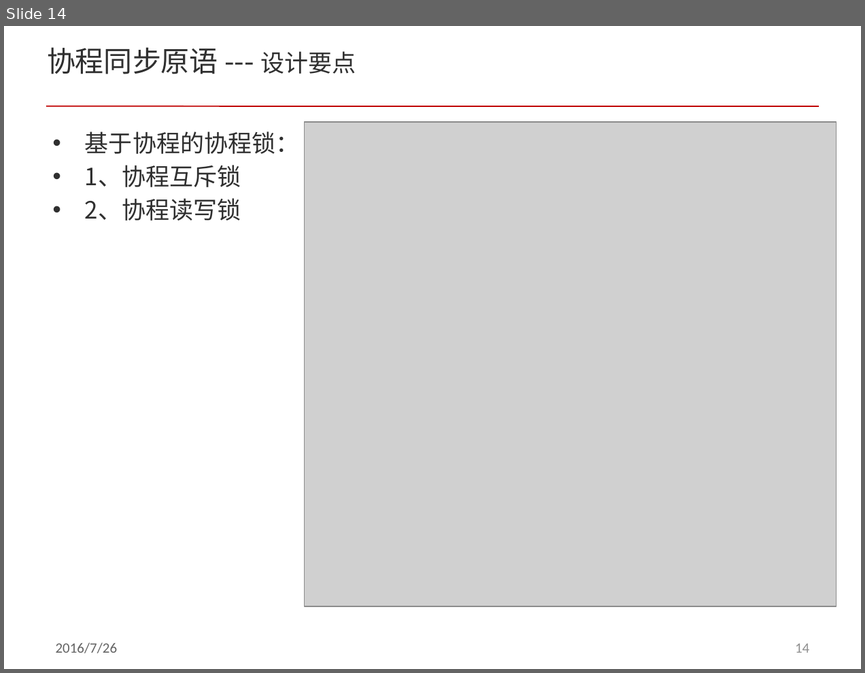
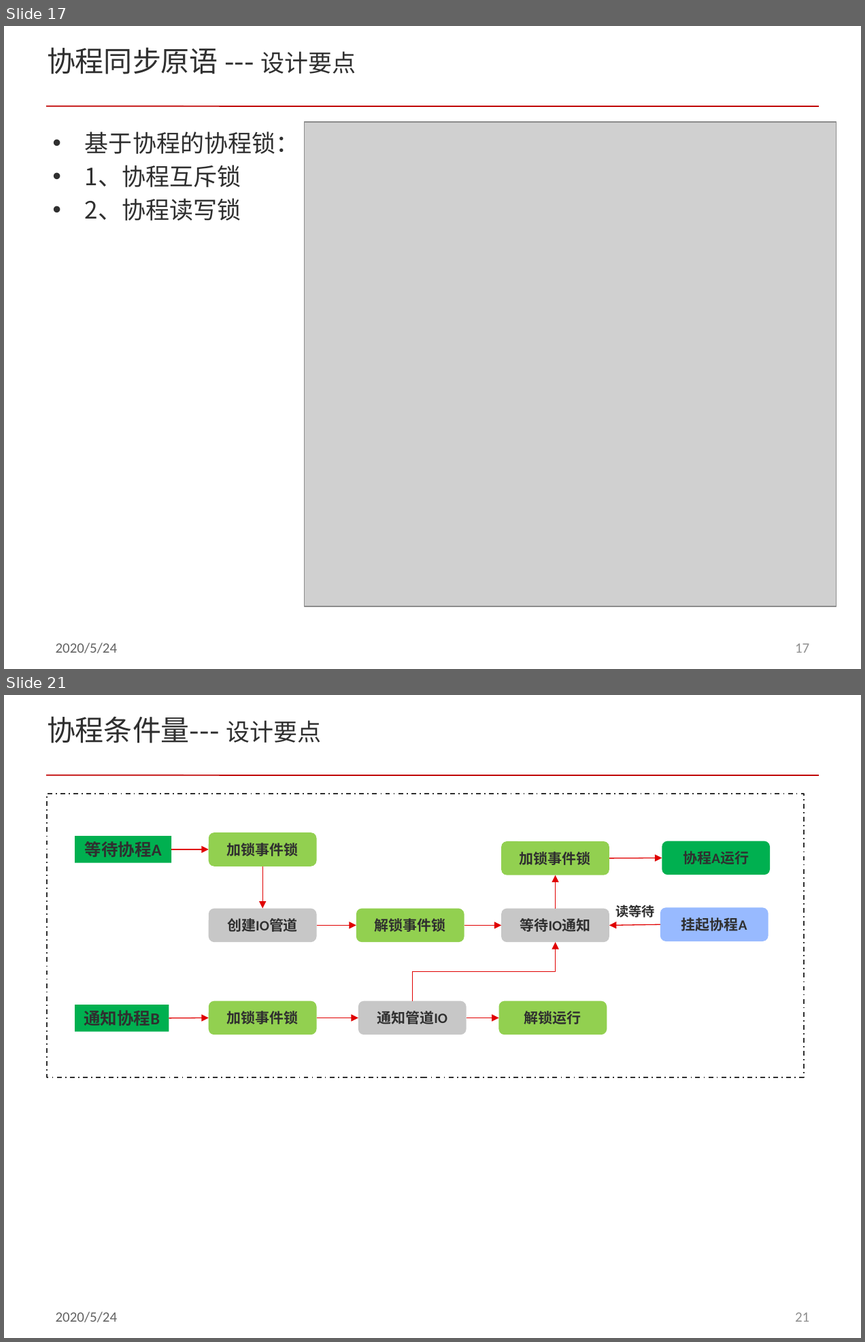
Before and after one commit to acl-dev/acl, a slide deck: doc/acl_fiber.pptx. Shown one above the other, each under a label of ours: slide 14 before the commit, slides 17 and 21 after it; the slides between them are not shown. The pictures are 865x673 and 865x1342 pixels, drawn with LibreOffice and Linux fonts; fonts in the diff are those of the drawing; grey boxes stand for pictures; background and template pictures are left out. Boxes give left, top, right and bottom in pixels: in the first picture for what was removed or moved away, otherwise in the second. Text is boxed around its words. In the diff, an @@ line names an element or a change of style, - is before the commit and + after.

```diff
--- a/doc/acl_fiber.pptx
+++ b/doc/acl_fiber.pptx
@@ slide 21 added at [4,695,861,1338], background #FFFFFF; not listed: 3 template elements that a slide beside it also shows @@
@@ title added at [47,716,321,743], 24 pt, text #303030 @@
+协程条件量--- 设计要点
@@ rectangle added at [47,794,804,1077], outline #2F2F2F 1 pt dashed @@
@@ rectangle added at [75,836,172,862], fill #00B050, 14 pt, text #2F2F2F, bold @@
+等待协程A
@@ rounded rectangle added at [209,832,317,866], fill #92D050, 12 pt, text #2F2F2F, bold @@
+加锁事件锁
@@ arrow added from (171, 849) to (209, 849), #E10000 0.75 pt @@
@@ rounded rectangle added at [501,841,609,875], fill #92D050, 12 pt, text #2F2F2F, bold @@
+加锁事件锁
@@ arrow added from (609, 858) to (662, 858), #E10000 0.75 pt @@
@@ rounded rectangle added at [662,841,770,874], fill #00B050, 12 pt, text #2F2F2F, bold @@
+协程A运行
@@ arrow added from (263, 866) to (263, 909), #E10000 0.75 pt @@
@@ arrow added from (555, 909) to (555, 875), #E10000 0.75 pt @@
@@ rounded rectangle added at [209,909,317,942], fill #C7C7C7, 12 pt, text #2F2F2F, bold @@
+创建IO管道
@@ rounded rectangle added at [356,909,464,942], fill #92D050, 12 pt, text #2F2F2F, bold @@
+解锁事件锁
@@ rounded rectangle added at [501,909,609,942], fill #C7C7C7, 12 pt, text #2F2F2F, bold @@
+等待IO通知
@@ text added at [615,904,655,917], 11 pt, text #2F2F2F, bold @@
+读等待
@@ rounded rectangle added at [660,907,768,941], fill #98BAFF, 12 pt, text #2F2F2F, bold @@
+挂起协程A
@@ arrow added from (317, 926) to (356, 926), #E10000 0.75 pt @@
@@ arrow added from (464, 926) to (501, 926), #E10000 0.75 pt @@
@@ arrow added from (660, 925) to (609, 926), #E10000 0.75 pt @@
@@ elbow arrow added from (412, 1001) to (555, 942), #E10000 0.75 pt @@
@@ rectangle added at [75,1004,169,1031], fill #00B050, 14 pt, text #2F2F2F, bold @@
+通知协程B
@@ arrow added from (169, 1018) to (209, 1018), #E10000 0.75 pt @@
@@ rounded rectangle added at [209,1001,317,1034], fill #92D050, 12 pt, text #2F2F2F, bold @@
+加锁事件锁
@@ arrow added from (317, 1018) to (358, 1018), #E10000 0.75 pt @@
@@ rounded rectangle added at [358,1001,466,1034], fill #C7C7C7, 12 pt, text #2F2F2F, bold @@
+通知管道IO
@@ arrow added from (466, 1018) to (498, 1018), #E10000 0.75 pt @@
@@ rounded rectangle added at [498,1001,606,1034], fill #92D050, 12 pt, text #2F2F2F, bold @@
+解锁运行
@@ what was slide 14 is now slide 17 @@
@@ slide 17 changed as well @@
@@ text at [56,642,118,653]: text changed @@
-2016/7/26
+2020/5/24
@@ page number at [795,643,809,652]: text changed @@
-14
+17
```
Also in this commit, not shown: 28 other slides changed, 7 other slides added, 1 slide removed.
